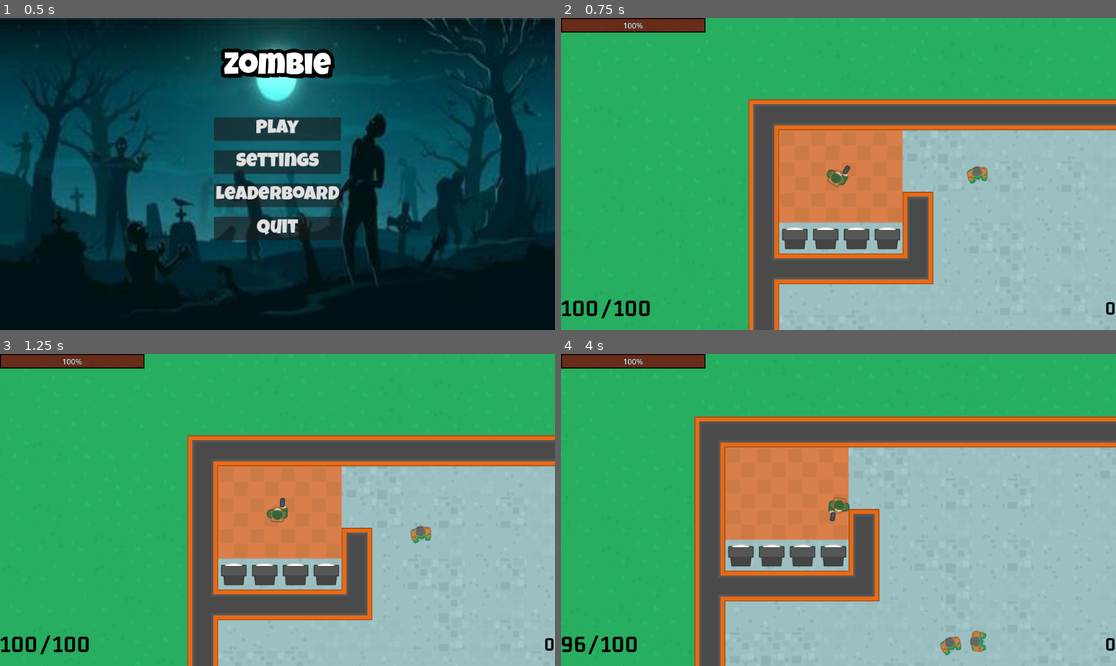
Above: before the commit, frames 1-4 (two rows, left to right).
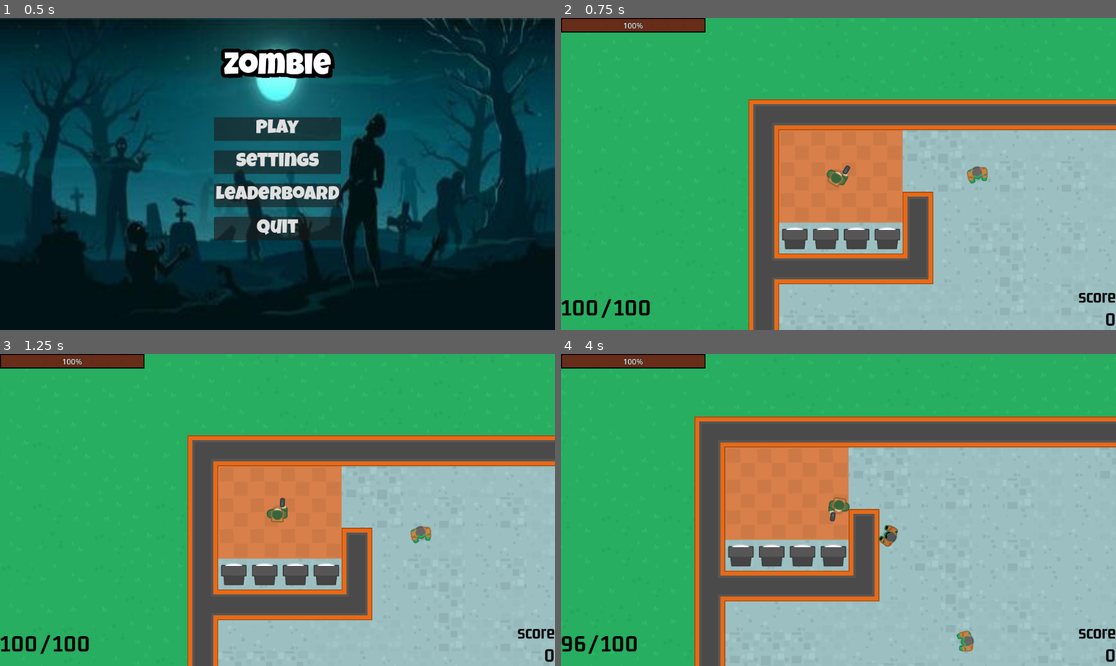
Above: after the commit, the same moments.

Repository: hamzissa/My-Project
Game: Godot game, scene res://Scenes/menu/menu.tscn
The game is run twice, just before and just after one commit, with the same random seed, the same clock (stepped at 60 frames per second) and the same inputs.
Inputs (mouse positions are in pixels of both pictures, inside the frame that each line leads up to):
- Up to frame 1 (0.5 s): no input
- Up to frame 2 (0.75 s): click "Play" at 0.5 s
- Up to frame 3 (1.25 s): no input
- Up to frame 4 (4 s): move the mouse to (960, 494) at 1.27 s; press the mouse at (960, 494) at 1.28 s; hold D (right) 1.28-2.03 s; move the mouse to (727, 525) at 2.02 s; release the mouse at (727, 525) at 2.03 s; hold S (down) 2.03-2.78 s; click (727, 525) at 2.1 s; move the mouse to (894, 441) at 2.77 s; press the mouse at (894, 441) at 2.78 s; hold D (right) 2.78-3.53 s; move the mouse to (810, 572) at 3.52 s; release the mouse at (810, 572) at 3.53 s; hold W (up) from 3.53 s (still down); click (810, 572) at 3.6 s

Frame 1 is identical in both runs. In frame 2, 0.4% of the frame differs, in the area x 0-100%, y 87-99%; in frame 3, 0.4%; in frame 4, 1.0%, in the area x 0-100%, y 54-99%.

Commit message:
sound added

Diff:
--- a/my project/Scenes/health_bullet_UI/health_bullet_count.tscn
+++ b/my project/Scenes/health_bullet_UI/health_bullet_count.tscn
@@ -80,7 +80,19 @@
 theme_override_font_sizes/font_size = 50
 text = "100"
 
-[node name="score" type="Label" parent="VBoxContainer/bottom"]
+[node name="VBoxContainer" type="VBoxContainer" parent="VBoxContainer/bottom"]
+layout_mode = 2
+size_flags_horizontal = 3
+
+[node name="score_label" type="Label" parent="VBoxContainer/bottom/VBoxContainer"]
+layout_mode = 2
+size_flags_horizontal = 10
+theme_override_colors/font_color = Color(0, 0, 0, 1)
+theme_override_fonts/font = ExtResource("1_fm7m2")
+theme_override_font_sizes/font_size = 40
+text = "score"
+
+[node name="score" type="Label" parent="VBoxContainer/bottom/VBoxContainer"]
 layout_mode = 2
 size_flags_horizontal = 10
 theme_override_colors/font_color = Color(0, 0, 0, 1)
--- a/my project/Scenes/player/player.gd
+++ b/my project/Scenes/player/player.gd
@@ -65,6 +65,7 @@
 		var bullet_instance = bullet.instantiate()
 		#add_child(bullet_instance)
 		printerr("shoot")
+		$AudioStreamPlayer2D.play()
 		#bullet_instance.global_position = end_of_gun.global_position
 		#var target = get_global_mouse_position()
 		#var direction_to_mouse = end_of_gun.global_position.direction_to(target).normalized()
--- a/my project/Scenes/player/player.tscn
+++ b/my project/Scenes/player/player.tscn
@@ -1,9 +1,10 @@
-[gd_scene load_steps=8 format=3 uid="uid://5jcwukxxvkn4"]
+[gd_scene load_steps=9 format=3 uid="uid://5jcwukxxvkn4"]
 
 [ext_resource type="Script" path="res://Scenes/player/player.gd" id="1_we51r"]
 [ext_resource type="Texture2D" uid="uid://ct7xj1l5r2yae" path="res://assets 2/images/soldier1_gun.png" id="2_n1pja"]
 [ext_resource type="PackedScene" uid="uid://bh3hkofvbmr44" path="res://Scenes/bullet/bullet.tscn" id="2_p0o48"]
 [ext_resource type="Texture2D" uid="uid://da06wrcslb0q7" path="res://assets 2/images/shoot1.png" id="4_o3uki"]
+[ext_resource type="AudioStream" uid="uid://2qpmvb5y7t41" path="res://assets 2/sounds/sfx_wpn_laser2.wav" id="5_mfw28"]
 
 [sub_resource type="CapsuleShape2D" id="CapsuleShape2D_n31of"]
 radius = 16.0
@@ -78,3 +79,6 @@
 libraries = {
 "": SubResource("AnimationLibrary_ecgvs")
 }
+
+[node name="AudioStreamPlayer2D" type="AudioStreamPlayer2D" parent="."]
+stream = ExtResource("5_mfw28")
--- a/my project/Scenes/zombie/AI.gd
+++ b/my project/Scenes/zombie/AI.gd
@@ -47,6 +47,7 @@
 	if body.is_in_group("player"):
 		print("Zombie is touching the player!")
 		health_bar.value = float(int(health_bar.value) - 10)
+		$"../AudioStreamPlayer2D".play()
 
 func _on_patrol_timer_timeout():
 	#printerr("test")
--- a/my project/Scenes/zombie/zombie.gd
+++ b/my project/Scenes/zombie/zombie.gd
@@ -5,7 +5,7 @@
 @onready var sprite = $Sprite2D
 @onready var ai = $AI
 @onready var health_bullet_ui: CanvasLayer = get_node("../health_bullet_UI") # Adjust the path according to your scene structure
-@onready var score_label: Label = health_bullet_ui.get_node("VBoxContainer").get_node("bottom").get_node("score")
+@onready var score_label: Label = health_bullet_ui.get_node("VBoxContainer").get_node("bottom").get_node("VBoxContainer").get_node("score")
 
 var health = 100
 var number_of_zombies_to_spawn = 2
@@ -15,7 +15,7 @@
 	ai.initilize(self)
 
 func handle_hit():
-	health -= 33.9
+	health -= 100
 	print("enemy hit!", health)
 	if health<= 0:
 		queue_free()
--- a/my project/Scenes/zombie/zombie.tscn
+++ b/my project/Scenes/zombie/zombie.tscn
@@ -1,15 +1,16 @@
-[gd_scene load_steps=7 format=3 uid="uid://d4mium4bjbfxp"]
+[gd_scene load_steps=8 format=3 uid="uid://d4mium4bjbfxp"]
 
 [ext_resource type="Script" path="res://Scenes/zombie/zombie.gd" id="1_fus6t"]
 [ext_resource type="Texture2D" uid="uid://dtlw8jha53os0" path="res://assets 2/images/zombie_walking.png" id="1_h5x3i"]
 [ext_resource type="Script" path="res://Scenes/zombie/AI.gd" id="3_4rv6w"]
+[ext_resource type="AudioStream" uid="uid://ceb8laqr27txk" path="res://assets 2/sounds/gasp1.wav" id="4_3golb"]
 
 [sub_resource type="CapsuleShape2D" id="CapsuleShape2D_4d54y"]
 radius = 17.0
 height = 46.0
 
 [sub_resource type="CircleShape2D" id="CircleShape2D_3s7jn"]
-radius = 185.327
+radius = 228.02
 
 [sub_resource type="CircleShape2D" id="CircleShape2D_3s7jx"]
 radius = 24.7386
@@ -40,6 +41,9 @@
 wait_time = 3.0
 one_shot = true
 
+[node name="AudioStreamPlayer2D" type="AudioStreamPlayer2D" parent="."]
+stream = ExtResource("4_3golb")
+
 [connection signal="body_entered" from="AI/PlayerDetectionZone" to="AI" method="_on_player_detection_zone_body_entered"]
 [connection signal="body_entered" from="AI/PlayerDetectionTouchZone" to="AI" method="_player_detection_touch_zone_body_entered"]
 [connection signal="timeout" from="AI/PatrolTimer" to="AI" method="_on_patrol_timer_timeout"]
